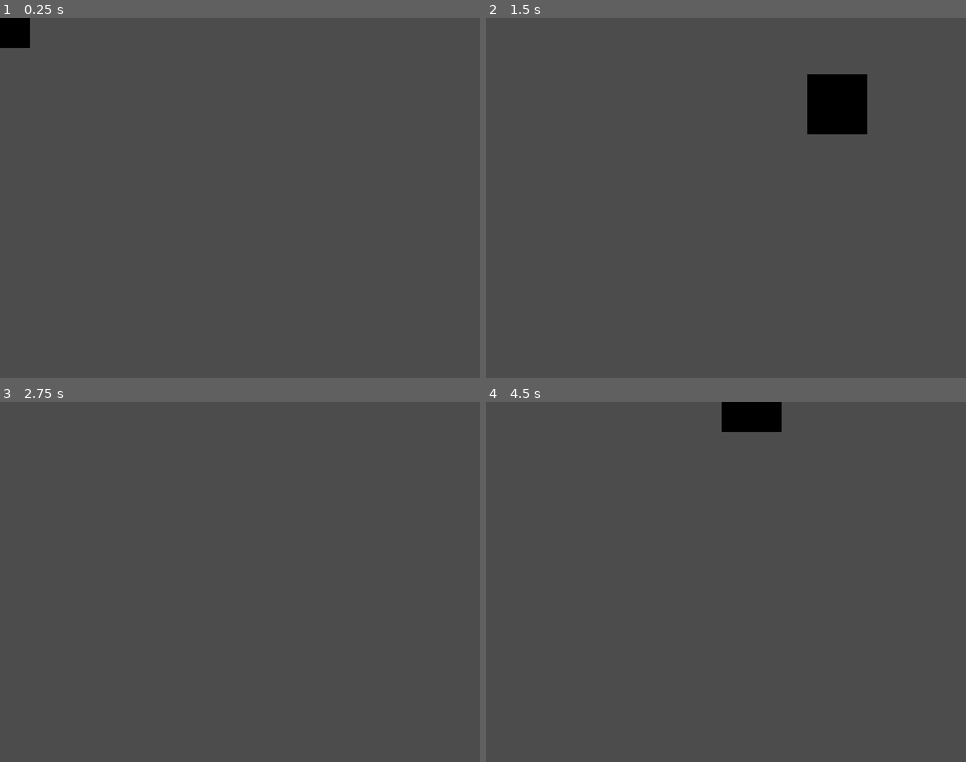
Above: before the commit, frames 1-4 (two rows, left to right).
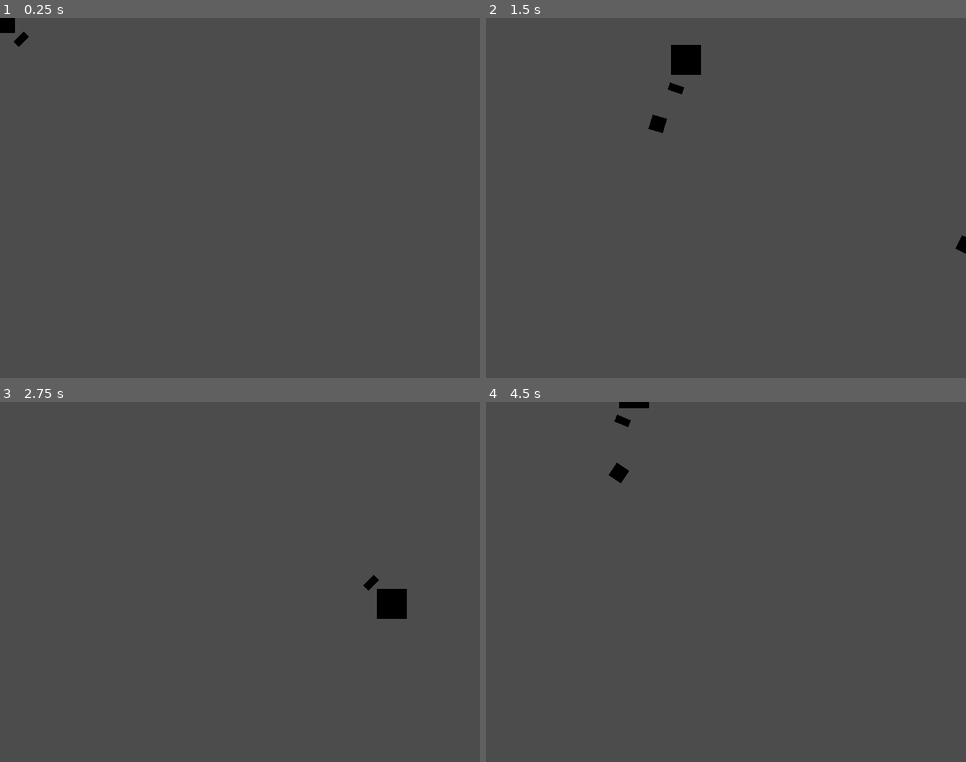
Above: after the commit, the same moments.

Repository: SaviHex/gmtk2020
Game: Godot game, scene res://player/Player.tscn
Same seed, same stepped clock (60 frames per second), same inputs: the game is played once before the commit and once after it. This scene is started directly instead of the project's main scene.
Inputs (mouse positions are in pixels of both pictures, inside the frame that each line leads up to):
- Up to frame 1 (0.25 s): no input
- Up to frame 2 (1.5 s): tap Enter at 0.5 s; move the mouse to (831, 180) at 0.52 s; hold D (right) 0.53-1.28 s; click (831, 180) at 0.6 s; move the mouse to (630, 216) at 1.27 s; hold S (down) from 1.28 s (still down); click (630, 216) at 1.35 s
- Up to frame 3 (2.75 s): move the mouse to (288, 502) at 2.02 s; release S (down) at 2.03 s; hold D (right) from 2.03 s (still down); click (288, 502) at 2.1 s
- Up to frame 4 (4.5 s): move the mouse to (702, 654) at 2.77 s; release D (right) at 2.78 s; hold W (up) 2.78-3.53 s; click (702, 654) at 2.85 s; move the mouse to (870, 636) at 3.52 s; hold A (left) from 3.53 s (still down); click (870, 636) at 3.6 s; move the mouse to (582, 528) at 4.27 s; click (582, 528) at 4.35 s

The runs differ from the first frame. In frame 1, 0.3% of the frame differs, in the area x 0-7%, y 0-9%; in frame 2, 2.9%, in the area x 33-100%, y 7-66%; in frame 3, 0.6%; in frame 4, 1.3%.

Commit message:
Added bullet, added shooting

Diff:
--- /dev/null
+++ b/src/bullet/Bullet.gd
@@ -0,0 +1,19 @@
+extends KinematicBody2D
+
+var speed = 300
+var velocity = Vector2()
+
+func start(pos, dir):
+	rotation = dir
+	position = pos
+	velocity = Vector2(speed, 0).rotated(rotation)
+
+func _physics_process(delta):
+	var collision = move_and_collide(velocity * delta)
+	if collision:
+		velocity = velocity.bounce(collision.normal)
+		if collision.collider.has_method("hit"):
+			collision.collider.hit()
+
+func _on_VisibilityNotifier2D_screen_exited():
+	queue_free()
--- /dev/null
+++ b/src/bullet/Bullet.tscn
@@ -0,0 +1,18 @@
+[gd_scene load_steps=4 format=2]
+
+[ext_resource path="res://bullet/Bullet.gd" type="Script" id=1]
+
+[sub_resource type="GradientTexture" id=1]
+
+[sub_resource type="CircleShape2D" id=2]
+radius = 4.95179
+
+[node name="Bullet" type="KinematicBody2D"]
+script = ExtResource( 1 )
+
+[node name="Sprite" type="Sprite" parent="."]
+scale = Vector2( 0.00390625, 8 )
+texture = SubResource( 1 )
+
+[node name="CollisionShape2D" type="CollisionShape2D" parent="."]
+shape = SubResource( 2 )
--- a/src/player/Player.gd
+++ b/src/player/Player.gd
@@ -1,14 +1,21 @@
 extends KinematicBody2D
 
-var speed = 250
+var speed = 150
 var friction = 0.2
 var acceleration = 0.5
 var velocity = Vector2.ZERO
 
+onready var pivot = get_node("Pivot")
+onready var bullet_point = get_node("Pivot/BulletPoint")
+
+var bullet = preload("res://bullet/Bullet.tscn")
+
 func _physics_process(delta):
+	pivot.look_at(get_global_mouse_position())
+
 	var input_velocity = Vector2.ZERO
 
-	# Input
+	# Movement Input
 	if Input.is_action_pressed("right"):
 		input_velocity.x += 1
 	if Input.is_action_pressed("left"):
@@ -19,6 +26,10 @@
 		input_velocity.y -= 1
 	input_velocity = input_velocity.normalized() * speed
 
+	# Shooting input
+	if Input.is_action_just_pressed('mouse_click'):
+		shoot()
+
 	# If there's input, accelerate to the input velocity
 	if input_velocity.length() > 0:
 		velocity = velocity.linear_interpolate(input_velocity, acceleration)
@@ -26,3 +37,9 @@
 		# If there's no input, slow down to (0, 0)
 		velocity = velocity.linear_interpolate(Vector2.ZERO, friction)
 	velocity = move_and_slide(velocity)
+
+func shoot():
+	# "Muzzle" is a Position2D placed at the barrel of the gun.
+	var b = bullet.instance()
+	b.start(bullet_point.global_position, pivot.rotation)
+	get_parent().add_child(b)
--- a/src/player/Player.tscn
+++ b/src/player/Player.tscn
@@ -1,21 +1,29 @@
-[gd_scene load_steps=4 format=2]
+[gd_scene load_steps=5 format=2]
 
 [ext_resource path="res://player/Player.gd" type="Script" id=1]
 
 [sub_resource type="RectangleShape2D" id=1]
-extents = Vector2( 16, 16 )
+extents = Vector2( 8, 8 )
 
 [sub_resource type="GradientTexture" id=2]
 
-[node name="Player" type="Node2D"]
+[sub_resource type="GradientTexture" id=3]
 
-[node name="KinematicBody2D" type="KinematicBody2D" parent="."]
+[node name="Player" type="KinematicBody2D"]
 script = ExtResource( 1 )
 
-[node name="CollisionShape2D" type="CollisionShape2D" parent="KinematicBody2D"]
+[node name="CollisionShape2D" type="CollisionShape2D" parent="."]
 shape = SubResource( 1 )
 
-[node name="Sprite" type="Sprite" parent="KinematicBody2D"]
-position = Vector2( 4.76837e-07, 2.38419e-07 )
-scale = Vector2( 0.015625, 32 )
+[node name="Sprite" type="Sprite" parent="."]
+scale = Vector2( 0.0078125, 16 )
 texture = SubResource( 2 )
+
+[node name="Pivot" type="Node2D" parent="."]
+
+[node name="BulletPoint" type="Position2D" parent="Pivot"]
+position = Vector2( 16, 0 )
+
+[node name="Sprite" type="Sprite" parent="Pivot/BulletPoint"]
+scale = Vector2( 0.00195313, 8 )
+texture = SubResource( 3 )
--- a/src/project.godot
+++ b/src/project.godot
@@ -77,6 +77,11 @@
 , Object(InputEventKey,"resource_local_to_scene":false,"resource_name":"","device":0,"alt":false,"shift":false,"control":false,"meta":false,"command":false,"pressed":false,"scancode":16777233,"unicode":0,"echo":false,"script":null)
  ]
 }
+mouse_click={
+"deadzone": 0.5,
+"events": [ Object(InputEventMouseButton,"resource_local_to_scene":false,"resource_name":"","device":0,"alt":false,"shift":false,"control":false,"meta":false,"command":false,"button_mask":0,"position":Vector2( 0, 0 ),"global_position":Vector2( 0, 0 ),"factor":1.0,"button_index":1,"pressed":false,"doubleclick":false,"script":null)
+ ]
+}
 
 [rendering]
 
